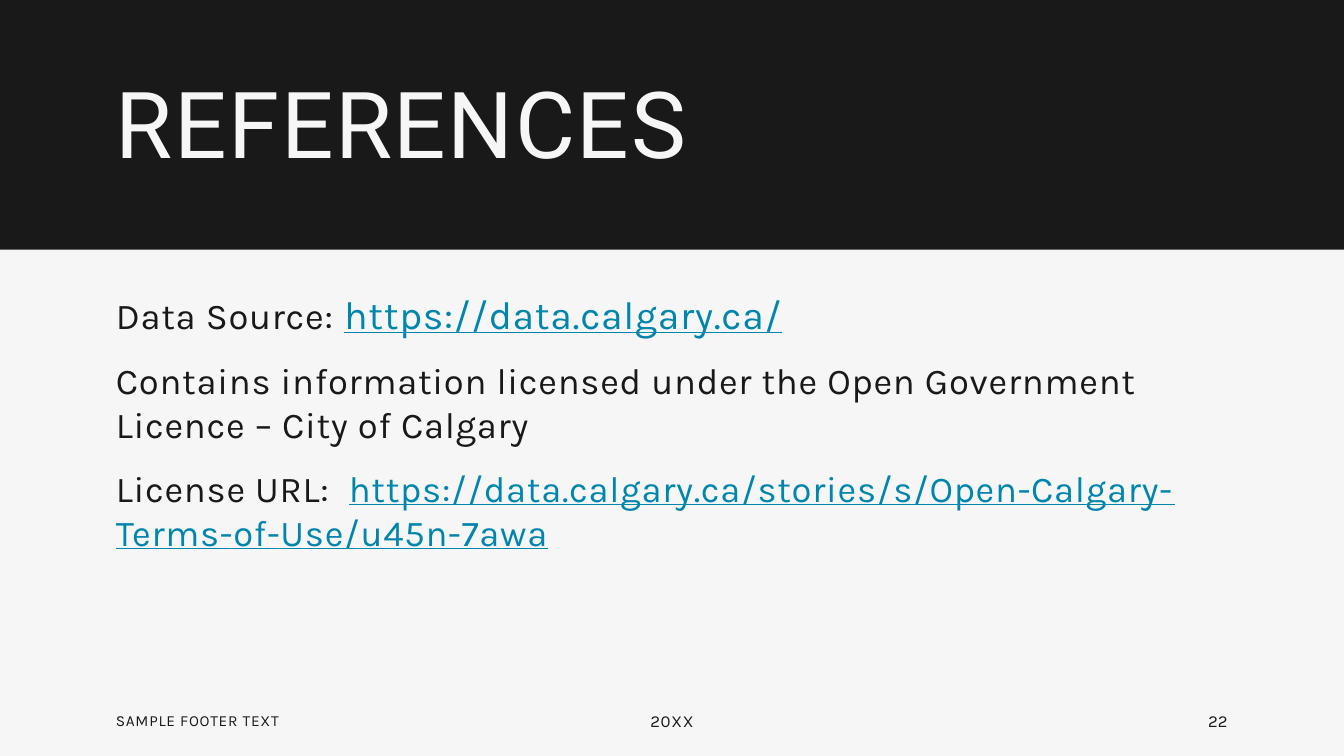
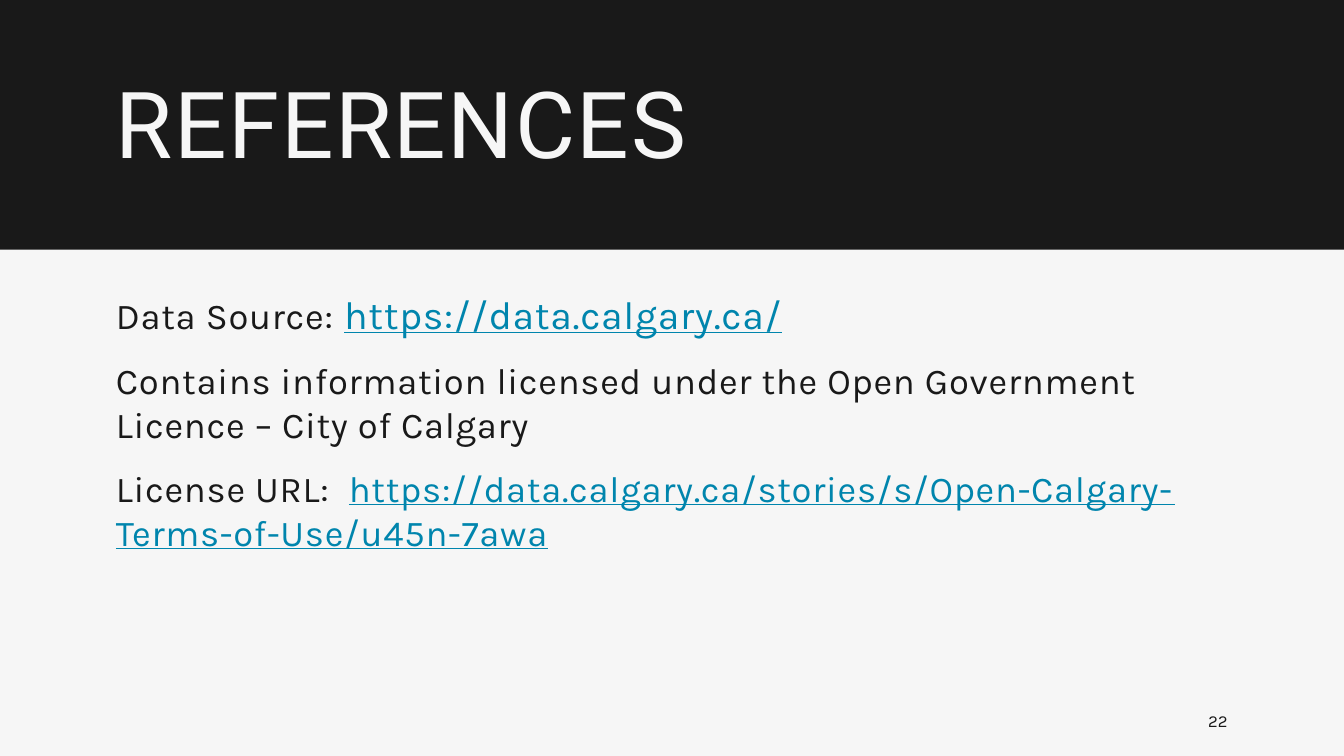
Before and after one commit to candrews13/calgary311, a slide deck: slide 22 of 311_Service_Requests_Presentation.pptx. Drawn at 1344x756 pixels with LibreOffice and Linux fonts; fonts in the diff are those of the drawing. Boxes give left, top, right and bottom in pixels: in the first picture for what was removed or moved away, otherwise in the second. Text is boxed around its words. In the diff, an @@ line names an element or a change of style, - is before the commit and + after.

Commit message:
Updated presentation slides

```diff
--- a/311_Service_Requests_Presentation.pptx
+++ b/311_Service_Requests_Presentation.pptx
@@ text removed at (x1=116, y1=716, x2=279, y2=726) @@
-SAMPLE FOOTER TEXT
@@ text removed at (x1=650, y1=716, x2=693, y2=727) @@
-20XX
```
Also in this commit, not shown: 1 other slide changed.
